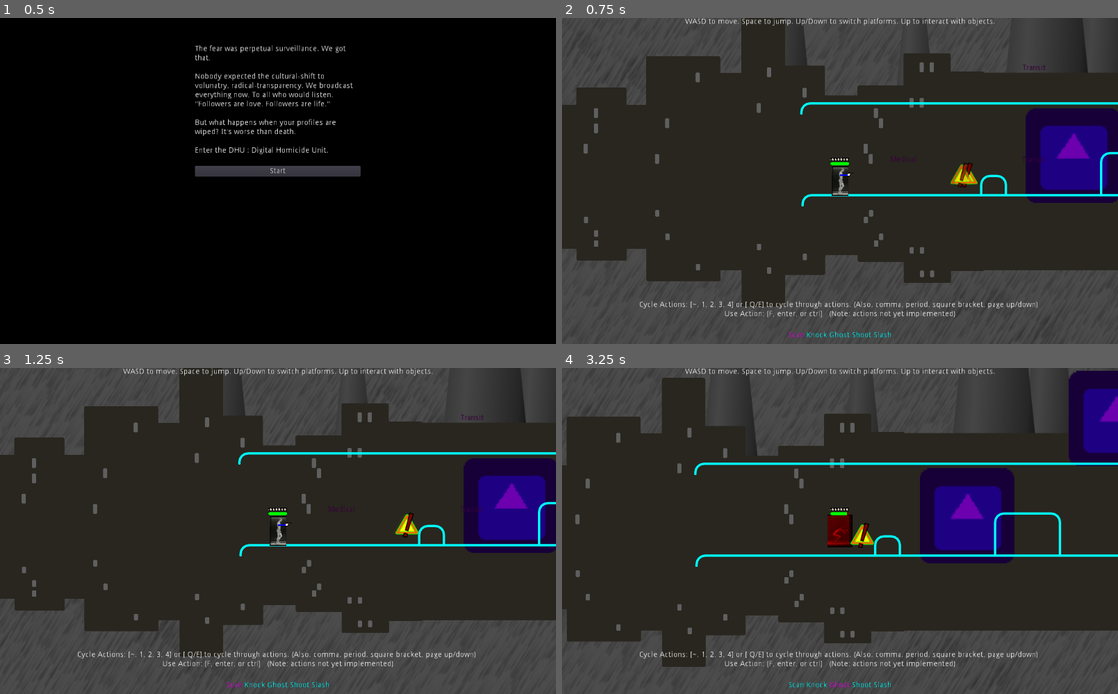
Above: before the commit, frames 1-4 (two rows, left to right).
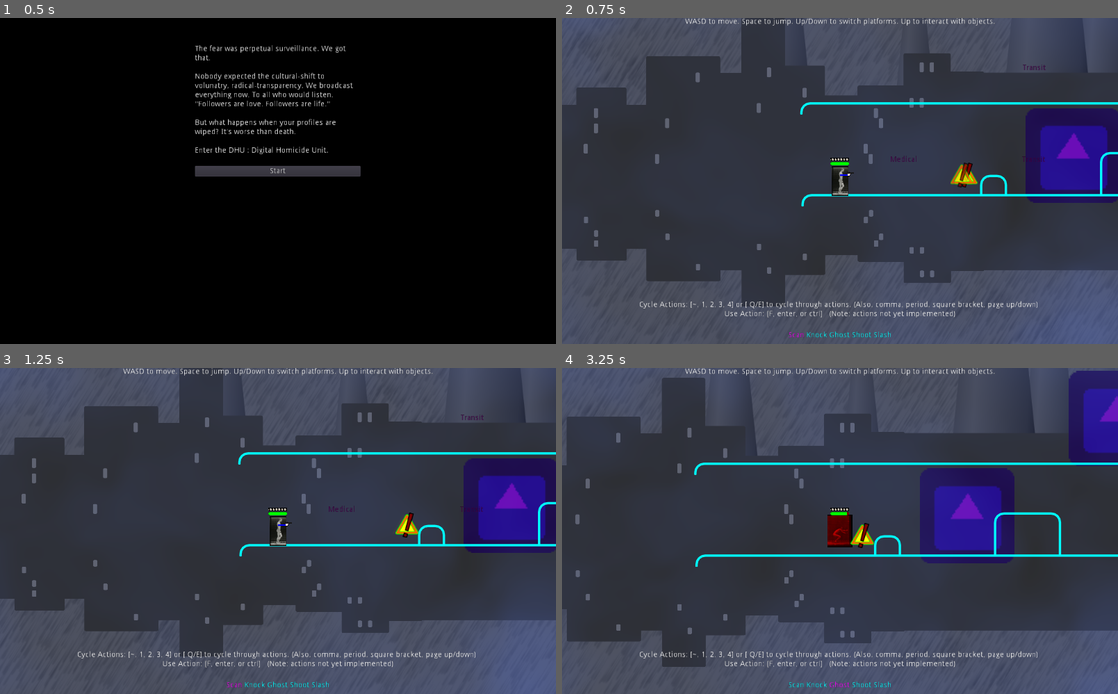
Above: after the commit, the same moments.

Repository: godot-wildlings/cyberpunk-jam-2019
Game: Godot game, scene res://Main.tscn
The game is run twice, just before and just after one commit, with the same random seed, the same clock (stepped at 60 frames per second) and the same inputs. The engine's default icon, where the game draws it, is replaced by a stand-in: a white triangle on a blue panel in a dark square.
Inputs:
- Up to frame 1 (0.5 s): no input
- Up to frame 2 (0.75 s): click "Start" at 0.5 s
- Up to frame 3 (1.25 s): no input
- Up to frame 4 (3.25 s): tap Enter at 1.25 s; hold D (mv_right) 1.28-2.03 s; tap ` (action_0) at 1.35 s; tap Space (jump) at 1.52, 2.27 s; hold S (mv_down) 2.03-2.78 s; tap 1 (action_1) at 2.1 s; hold D (mv_right) from 2.78 s (still down); tap 2 (action_2) at 2.85 s

Frame 1 is identical in both runs. In frame 2, 80% of the frame differs, in the area x 0-100%, y 0-100%; in frame 3, 82%; in frame 4, 85%.

Commit message:
fix warning, add Gonkee's fog shader

Diff:
--- a/Ghost/Ghost.gd
+++ b/Ghost/Ghost.gd
@@ -7,5 +7,5 @@
 	alpha_tween.interpolate_property(self, "modulate", Color(1, 1, 1, 1), Color(1, 1, 1, 0), .6, Tween.TRANS_SINE, Tween.EASE_OUT)
 	alpha_tween.start()
 
-func _on_AlphaTween_tween_completed(obj : Object, key : int):
+func _on_AlphaTween_tween_completed(obj : Object, key : NodePath):
 		queue_free()
--- a/Levels/Level1.tscn
+++ b/Levels/Level1.tscn
@@ -6,10 +6,11 @@
 [ext_resource path="res://Scenery/SilverSpires.png" type="Texture" id=4]
 [ext_resource path="res://Scenery/FarBuildings.png" type="Texture" id=5]
 [ext_resource path="res://Scenery/StackedContainers.png" type="Texture" id=6]
-[ext_resource path="res://Scenery/Console.tscn" type="PackedScene" id=7]
-[ext_resource path="res://Scenery/Door.tscn" type="PackedScene" id=8]
-[ext_resource path="res://Player/Player.tscn" type="PackedScene" id=9]
-[ext_resource path="res://NPCs/Enemies/Enemy.tscn" type="PackedScene" id=10]
+[ext_resource path="res://Scenery/Fog.tscn" type="PackedScene" id=7]
+[ext_resource path="res://Scenery/Console.tscn" type="PackedScene" id=8]
+[ext_resource path="res://Scenery/Door.tscn" type="PackedScene" id=9]
+[ext_resource path="res://Player/Player.tscn" type="PackedScene" id=10]
+[ext_resource path="res://NPCs/Enemies/Enemy.tscn" type="PackedScene" id=11]
 
 [sub_resource type="TileSet" id=1]
 
@@ -38,7 +39,6 @@
 [node name="CanvasLayer" type="CanvasLayer" parent="."]
 
 [node name="ParallaxBackground" type="ParallaxBackground" parent="CanvasLayer"]
-editor/display_folded = true
 
 [node name="Far" type="ParallaxLayer" parent="CanvasLayer/ParallaxBackground"]
 editor/display_folded = true
@@ -142,6 +142,8 @@
 region_enabled = true
 region_rect = Rect2( 0, 0, 814, 560 )
 
+[node name="Fog" parent="CanvasLayer/ParallaxBackground" instance=ExtResource( 7 )]
+
 [node name="ResetZone" type="Node2D" parent="."]
 editor/display_folded = true
 
@@ -276,17 +278,18 @@
 [node name="exit" parent="InteractiveObjects/elevator2" index="6"]
 position = Vector2( -0.857391, 169.76 )
 
-[node name="Player" parent="." instance=ExtResource( 9 )]
+[node name="Player" parent="." instance=ExtResource( 10 )]
 position = Vector2( 63.467, 504.563 )
 
 [node name="Enemies" type="Node2D" parent="."]
 editor/display_folded = true
 
-[node name="Enemy" parent="Enemies" instance=ExtResource( 10 )]
+[node name="Enemy" parent="Enemies" instance=ExtResource( 11 )]
 position = Vector2( 280.918, 493.807 )
 
-[node name="Enemy2" parent="Enemies" instance=ExtResource( 10 )]
+[node name="Enemy2" parent="Enemies" instance=ExtResource( 11 )]
 position = Vector2( 858.229, 501.343 )
+
 [connection signal="body_entered" from="ResetZone/ResetArea" to="." method="_on_ResetArea_body_entered"]
 
 [editable path="InteractiveObjects/elevator"]
--- /dev/null
+++ b/Scenery/Fog.shader
@@ -0,0 +1,48 @@
+shader_type canvas_item;
+
+// Gonkee's fog shader for Godot 3 - full tutorial https://youtu.be/QEaTsz_0o44
+// If you use this shader, I would prefer it if you gave credit to me and my channel
+
+uniform vec3 color = vec3(0.35, 0.48, 0.95);
+uniform int OCTAVES = 4;
+
+float rand(vec2 coord){
+	return fract(sin(dot(coord, vec2(56, 78)) * 1000.0) * 1000.0);
+}
+
+float noise(vec2 coord){
+	vec2 i = floor(coord);
+	vec2 f = fract(coord);
+
+	// 4 corners of a rectangle surrounding our point
+	float a = rand(i);
+	float b = rand(i + vec2(1.0, 0.0));
+	float c = rand(i + vec2(0.0, 1.0));
+	float d = rand(i + vec2(1.0, 1.0));
+
+	vec2 cubic = f * f * (3.0 - 2.0 * f);
+
+	return mix(a, b, cubic.x) + (c - a) * cubic.y * (1.0 - cubic.x) + (d - b) * cubic.x * cubic.y;
+}
+
+float fbm(vec2 coord){
+	float value = 0.0;
+	float scale = 0.5;
+
+	for(int i = 0; i < OCTAVES; i++){
+		value += noise(coord) * scale;
+		coord *= 2.0;
+		scale *= 0.5;
+	}
+	return value;
+}
+
+void fragment() {
+	vec2 coord = UV * 20.0;
+
+	vec2 motion = vec2( fbm(coord + vec2(TIME * -0.5, TIME * 0.5)) );
+
+	float final = fbm(coord + motion);
+
+	COLOR = vec4(color, final * 0.5);
+}
--- /dev/null
+++ b/Scenery/Fog.tscn
@@ -0,0 +1,14 @@
+[gd_scene load_steps=4 format=2]
+
+[ext_resource path="res://Scenery/Fog.shader" type="Shader" id=1]
+[ext_resource path="res://icon.png" type="Texture" id=2]
+
+[sub_resource type="ShaderMaterial" id=2]
+shader = ExtResource( 1 )
+shader_param/color = Vector3( 0.35, 0.48, 0.95 )
+shader_param/OCTAVES = 4
+
+[node name="Fog" type="Sprite"]
+material = SubResource( 2 )
+scale = Vector2( 120, 120 )
+texture = ExtResource( 2 )
Not shown: 3 places in Levels/Level1.tscn that only renumber resources
